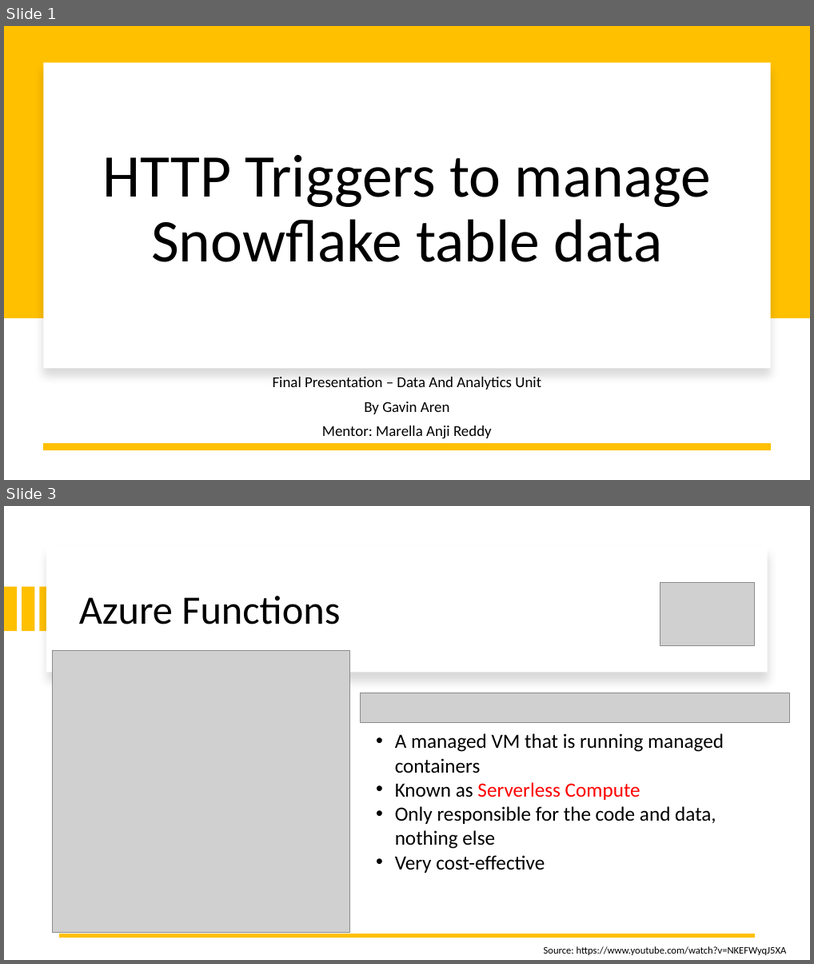
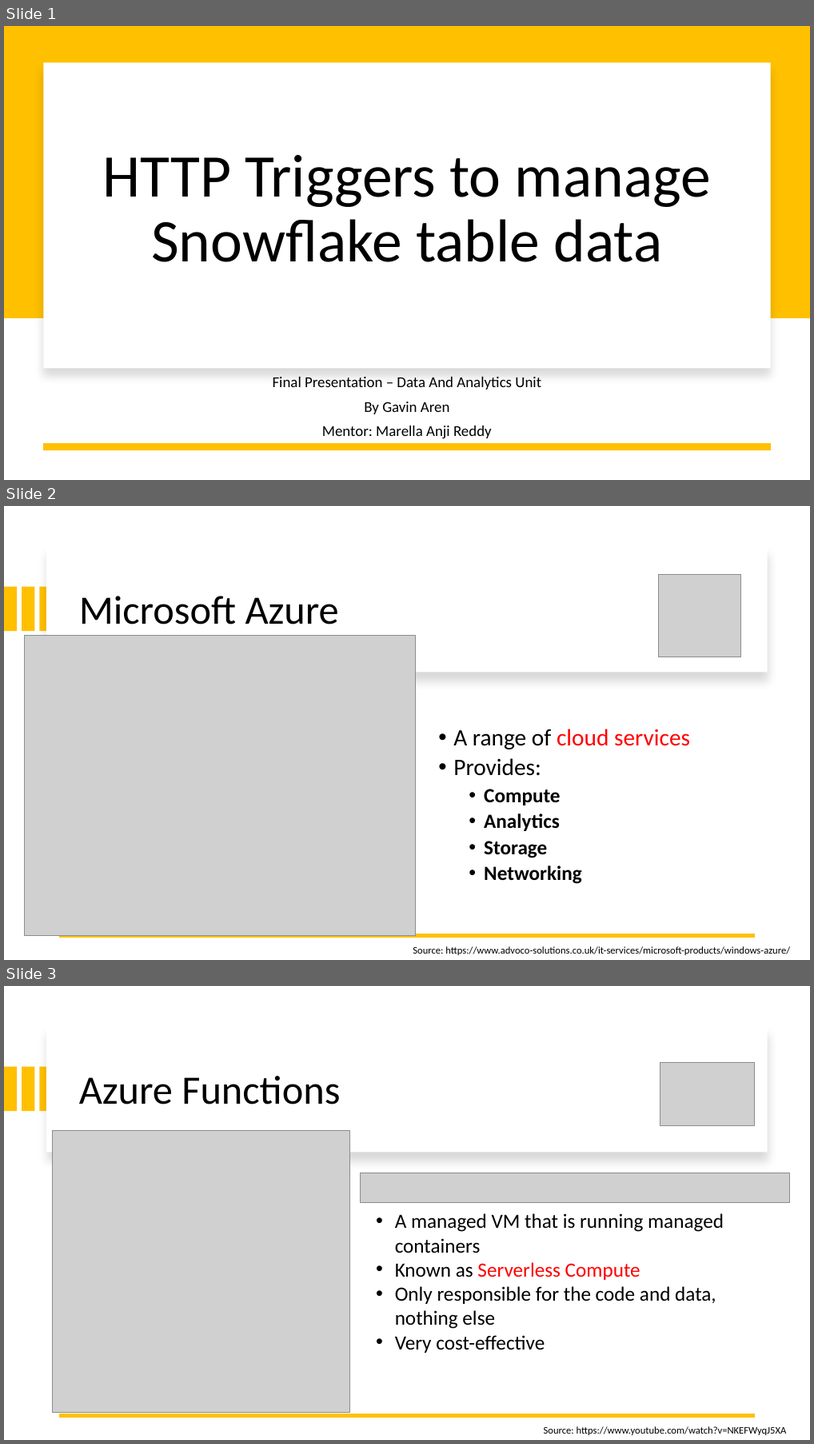
Before and after one commit to GavinAren/SnowflakeEmployeeDataEndpointProjectBackup, a slide deck: Final InStep Presentation.pptx. Shown one above the other, each under a label of ours: slides 1 and 3 before the commit, slides 1, 2 and 3 after it; the slides between them are not shown. The pictures are 814x964 and 814x1444 pixels, drawn with LibreOffice and Linux fonts; fonts in the diff are those of the drawing; grey boxes stand for pictures. Boxes give left, top, right and bottom in pixels: in the first picture for what was removed or moved away, otherwise in the second. Text is boxed around its words. In the diff, an @@ line names an element or a change of style, - is before the commit and + after.

```diff
--- a/Final InStep Presentation.pptx
+++ b/Final InStep Presentation.pptx
@@ slide 2 added at (4,506,810,960), background #FFFFFF @@
@@ rectangle added at (46,547,768,672), fill #FFFFFF @@
@@ picture added at (658,574,742,657) @@
@@ rectangle added at (4,587,17,632), fill #FFC000 @@
@@ rectangle added at (22,587,34,632), fill #FFC000 @@
@@ rectangle added at (40,587,52,632), fill #FFC000 @@
@@ title added at (79,596,339,624), 48 pt, text #000000 @@
+Microsoft Azure
@@ picture added at (25,635,416,935) @@
@@ text added at (454,728,690,884), 24 pt, text #000000, bold @@
+  • A range of cloud services
+  • Provides:
+    • Compute
+    • Analytics
+    • Storage
+    • Networking
@@ line added from (755, 935) to (60, 935), #FFC000 4.5 pt @@
@@ text added at (413,946,790,955), 12 pt, text #000000 @@
+Source: https://www.advoco-solutions.co.uk/it-services/microsoft-products/windows-azure/
```
Also in this commit, not shown: 6 slides changed, 1 other slide added, 1 slide removed, 1 other file.
